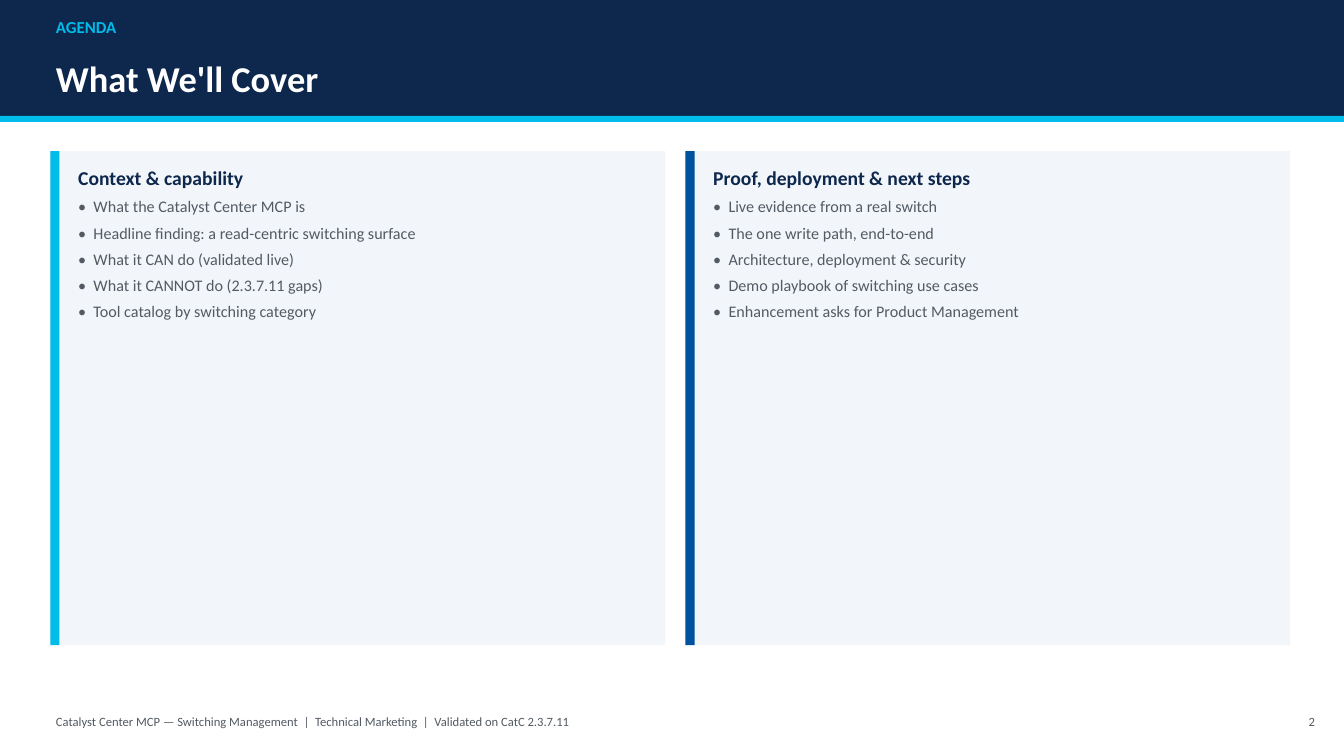
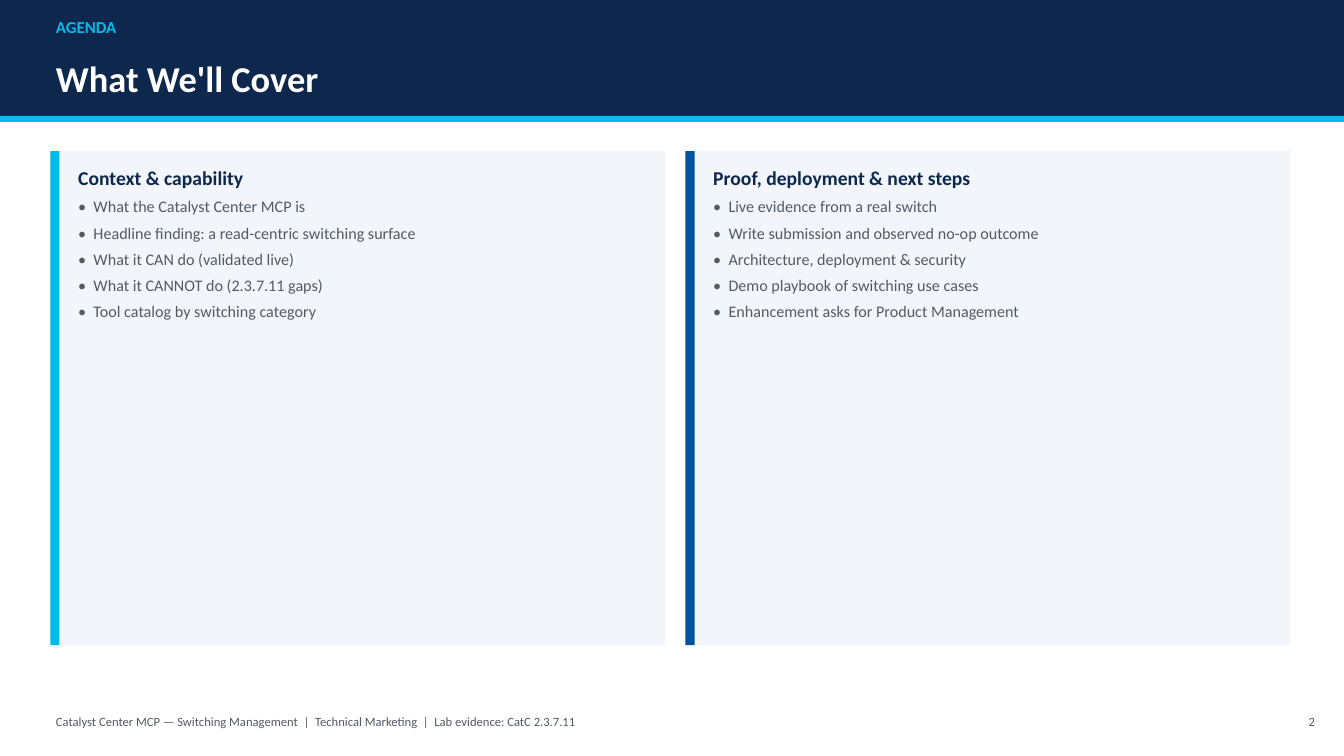
Before and after one commit to jeremycohoe/catc-mcp-oss, a slide deck: slide 2 of examples/switching-validation/Catalyst-Center-MCP-Switching.pptx. Drawn at 1344x756 pixels with LibreOffice and Linux fonts; fonts in the diff are those of the drawing. Boxes give left, top, right and bottom in pixels: in the first picture for what was removed or moved away, otherwise in the second. Text is boxed around its words. In the diff, an @@ line names an element or a change of style, - is before the commit and + after.

```diff
--- a/examples/switching-validation/Catalyst-Center-MCP-Switching.pptx
+++ b/examples/switching-validation/Catalyst-Center-MCP-Switching.pptx
@@ text at (729,228,1038,242): text changed @@
-• The one write path, end-to-end
+• Write submission and observed no-op outcome
@@ text at (56,717,575,728): text changed @@
-Catalyst Center MCP — Switching Management | Technical Marketing | Validated on CatC 2.3.7.11
+Catalyst Center MCP — Switching Management | Technical Marketing | Lab evidence: CatC 2.3.7.11
```
Also in this commit, not shown: 13 other slides changed, 1 slide added, 8 other files.
